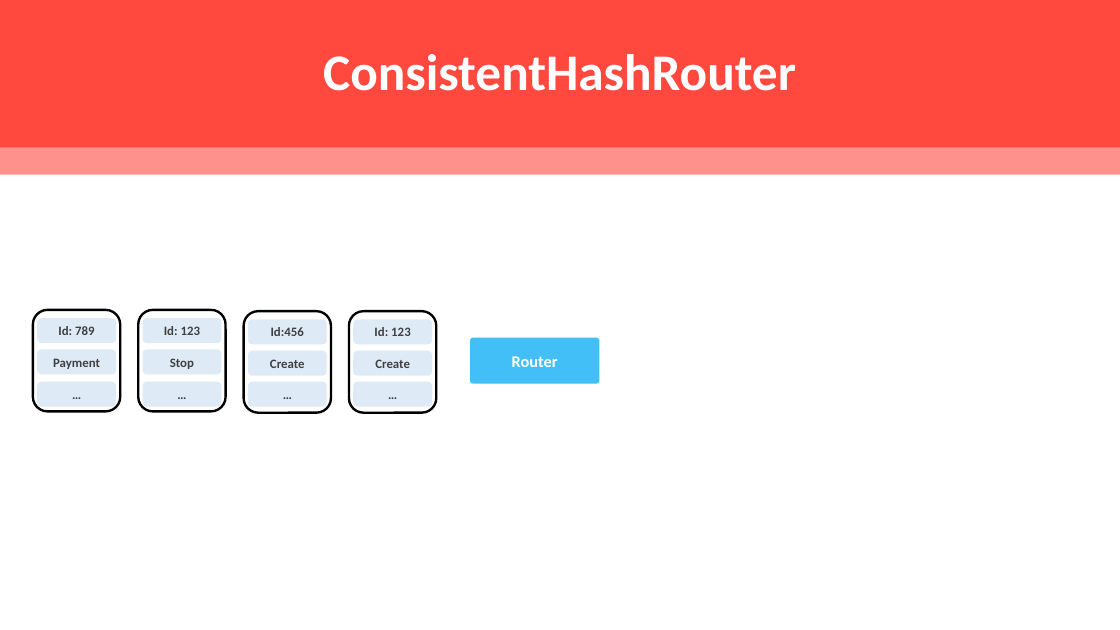
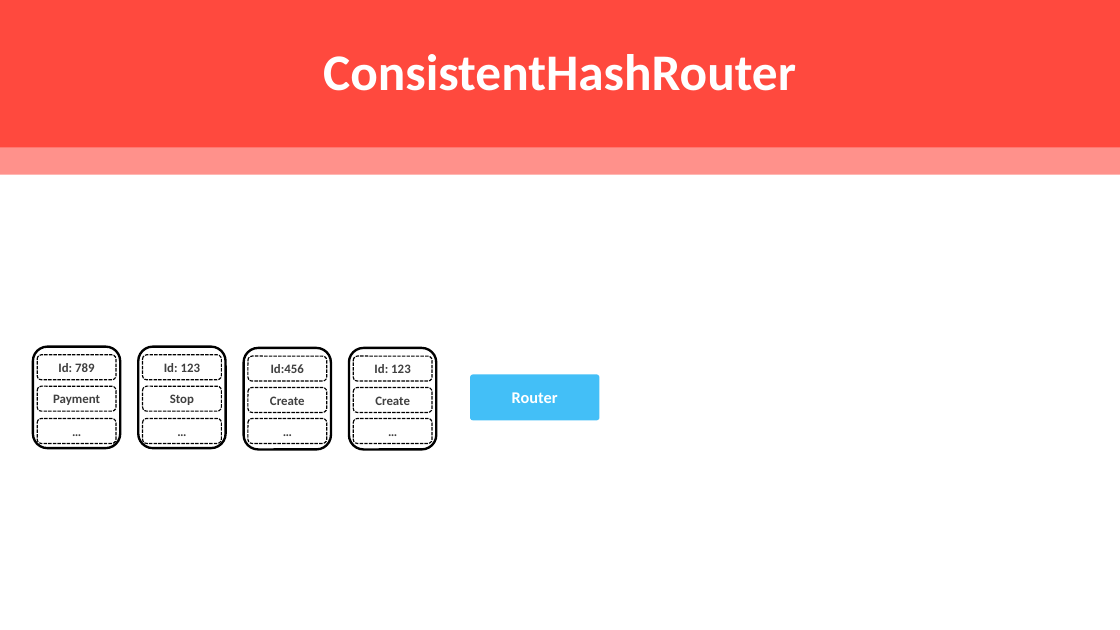
Before and after one commit to rogeralsing/Presentations, a slide deck: slide 28 of ProtoActor/TV4/protoactor.pptx (slide 30 before the commit). Drawn at 1120x630 pixels with LibreOffice and Linux fonts; fonts in the diff are those of the drawing. Boxes give left, top, right and bottom in pixels: in the first picture for what was removed or moved away, otherwise in the second. Text is boxed around its words. In the diff, an @@ line names an element or a change of style, - is before the commit and + after.

```diff
--- a/ProtoActor/TV4/protoactor.pptx
+++ b/ProtoActor/TV4/protoactor.pptx
@@ 17 rounded rectangles: place and size @@
-17 rounded rectangles at [33,310,600,413]
+17 rounded rectangles at [33,347,600,450]
@@ fill #DEEBF7 to none; outline none to #000000 1 pt dashed in 12 elements at [37,355,116,380], [143,355,222,380], [248,387,327,413], [354,387,433,413], [37,386,116,412], [143,386,222,412], [248,356,327,381], [354,356,433,381], [37,418,116,444], [143,418,222,444], [248,418,327,444], [354,418,433,444] @@
```
Also in this commit, not shown: 8 other slides changed, 2 slides removed.
